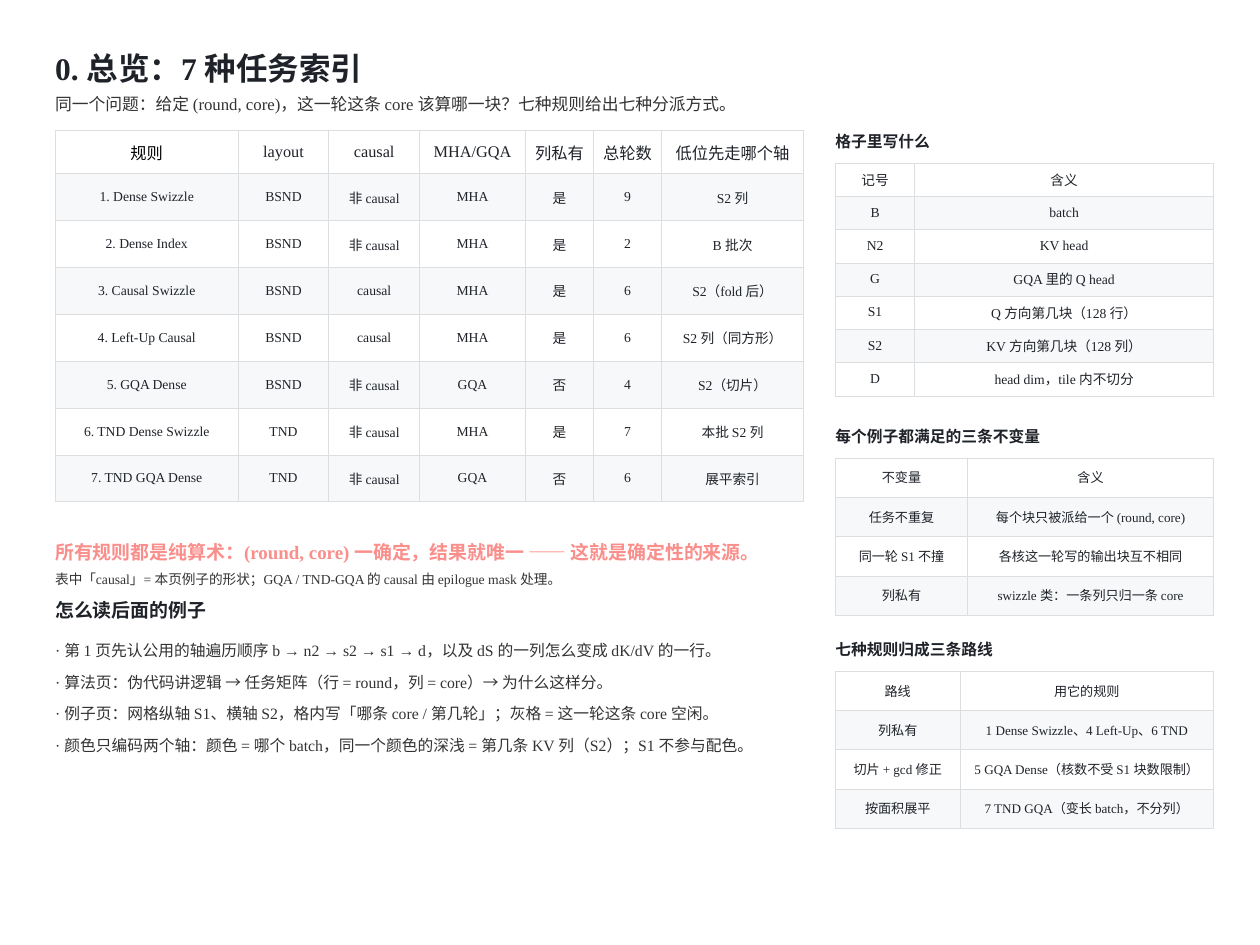
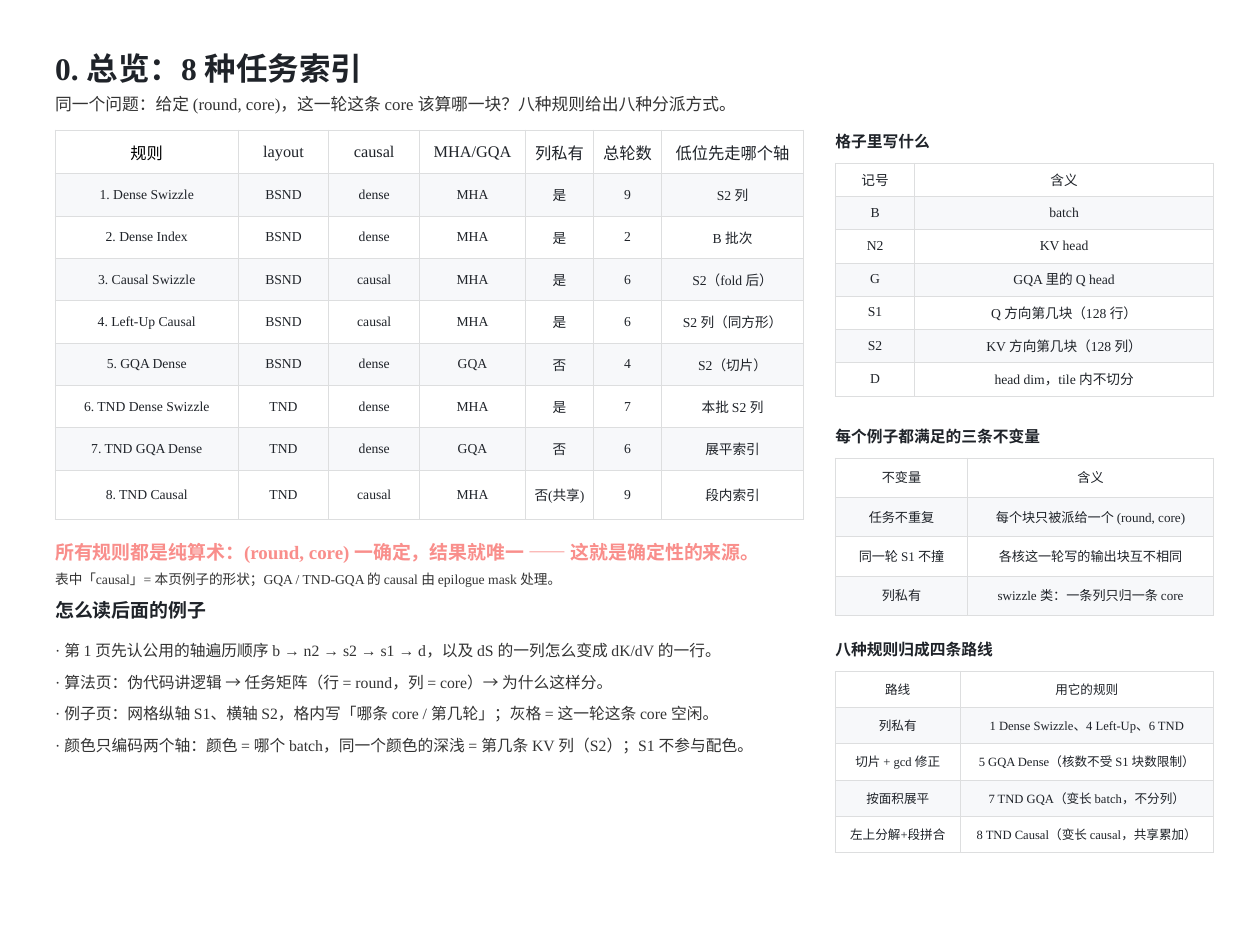
Before and after one commit to guomc9/SeeTen, a slide deck: slide 1 of cases/flash-attention-det-accum/out/v3-index-schedules.pptx. Drawn at 1260x945 pixels with LibreOffice and Linux fonts; fonts in the diff are those of the drawing. Boxes give left, top, right and bottom in pixels: in the first picture for what was removed or moved away, otherwise in the second. Text is boxed around its words. In the diff, an @@ line names an element or a change of style, - is before the commit and + after.

```diff
--- a/cases/flash-attention-det-accum/out/v3-index-schedules.pptx
+++ b/cases/flash-attention-det-accum/out/v3-index-schedules.pptx
@@ text at (x1=55, y1=53, x2=362, y2=83): text changed @@
-0. 总览：7 种任务索引
+0. 总览：8 种任务索引
@@ text at (x1=55, y1=96, x2=736, y2=114): text changed @@
-同一个问题：给定 (round, core)，这一轮这条 core 该算哪一块？七种规则给出七种分派方式。
+同一个问题：给定 (round, core)，这一轮这条 core 该算哪一块？八种规则给出八种分派方式。
@@ table at (x1=55, y1=130, x2=803, y2=512) @@
-row 2, column 3: 非 causal
+row 2, column 3: dense
-row 3, column 3: 非 causal
+row 3, column 3: dense
-row 6: 5. GQA Dense | BSND | 非 causal | GQA | 否 | 4 | S2（切片）
-row 7: 6. TND Dense Swizzle | TND | 非 causal | MHA | 是 | 7 | 本批 S2 列
-row 8: 7. TND GQA Dense | TND | 非 causal | GQA | 否 | 6 | 展平索引
+row 6: 5. GQA Dense | BSND | dense | GQA | 否 | 4 | S2（切片）
+row 7: 6. TND Dense Swizzle | TND | dense | MHA | 是 | 7 | 本批 S2 列
+row 8: 7. TND GQA Dense | TND | dense | GQA | 否 | 6 | 展平索引
+row 9: 8. TND Causal | TND | causal | MHA | 否(共享) | 9 | 段内索引
@@ text at (x1=835, y1=641, x2=992, y2=657): text changed @@
-七种规则归成三条路线
+八种规则归成四条路线
@@ table at (x1=835, y1=671, x2=1213, y2=853) @@
+row 5: 左上分解+段拼合 | 8 TND Causal（变长 causal，共享累加）
```
Also in this commit, not shown: 26 other slides changed, 2 slides added, 12 other files.
